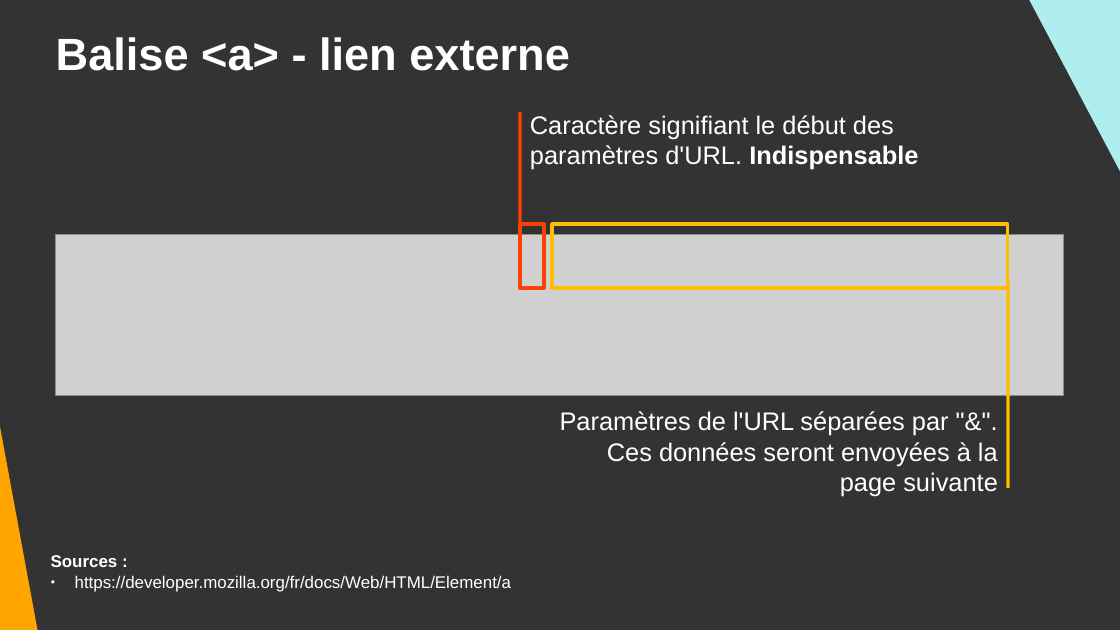
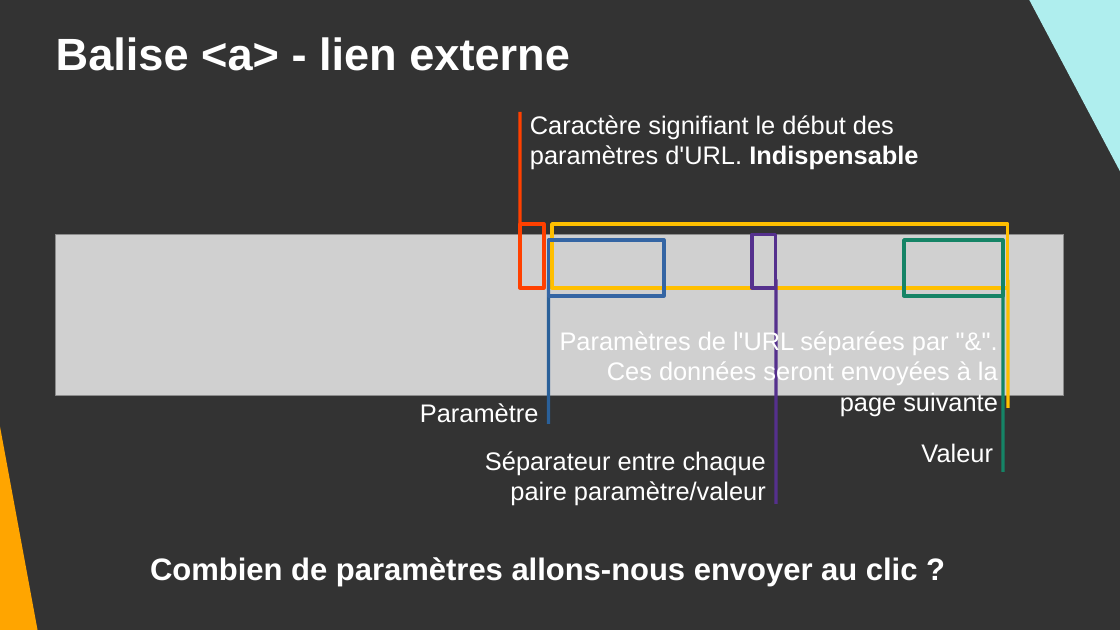
Before and after one commit to DanYellow/cours, a slide deck: slide 21 of integration-web-s1/travaux-pratiques/numero-6/presentation.odp. Drawn at 1120x630 pixels with LibreOffice and Linux fonts; fonts in the diff are those of the drawing; grey boxes stand for pictures. Boxes give left, top, right and bottom in pixels: in the first picture for what was removed or moved away, otherwise in the second. Text is boxed around its words. In the diff, an @@ line names an element or a change of style, - is before the commit and + after.

```diff
--- a/integration-web-s1/travaux-pratiques/numero-6/presentation.odp
+++ b/integration-web-s1/travaux-pratiques/numero-6/presentation.odp
@@ rectangle added at bbox=[752, 235, 776, 289], outline #55308D 2.3 pt @@
@@ rectangle added at bbox=[549, 240, 665, 296], outline #3465A4 2.3 pt @@
@@ rectangle added at bbox=[905, 240, 1003, 296], outline #158466 2.3 pt @@
@@ line added from (549, 281) to (549, 424), #2A6099 2.3 pt @@
@@ line added from (776, 279) to (776, 504), #55308D 2.3 pt @@
@@ line added from (1003, 281) to (1003, 473), #158466 2.3 pt @@
@@ line moved from (1008, 281) - (1008, 488) to (1008, 281) - (1008, 409) @@
@@ text "Paramètres de l'URL séparées par ...": place and size @@
-text "Paramètres de l'URL séparées par ..." at bbox=[560, 411, 998, 497]
+text "Paramètres de l'URL séparées par ..." at bbox=[560, 329, 998, 416]
@@ text added at bbox=[420, 403, 539, 423], 18 pt, text #FFFFFF @@
+Paramètre
@@ text added at bbox=[921, 443, 992, 463], 18 pt, text #FFFFFF @@
+Valeur
@@ text added at bbox=[485, 451, 766, 506], 18 pt, text #FFFFFF @@
+Séparateur entre chaque paire paramètre/valeur
@@ text removed at bbox=[51, 555, 511, 592] @@
-Sources :
-● https://developer.mozilla.org/fr/docs/Web/HTML/Element/a
@@ text added at bbox=[150, 557, 918, 586], 22 pt, text #FFFFFF, bold @@
+Combien de paramètres allons-nous envoyer au clic ?
```
Also in this commit, not shown: 5 other slides changed, 2 slides added, 14 other files.
